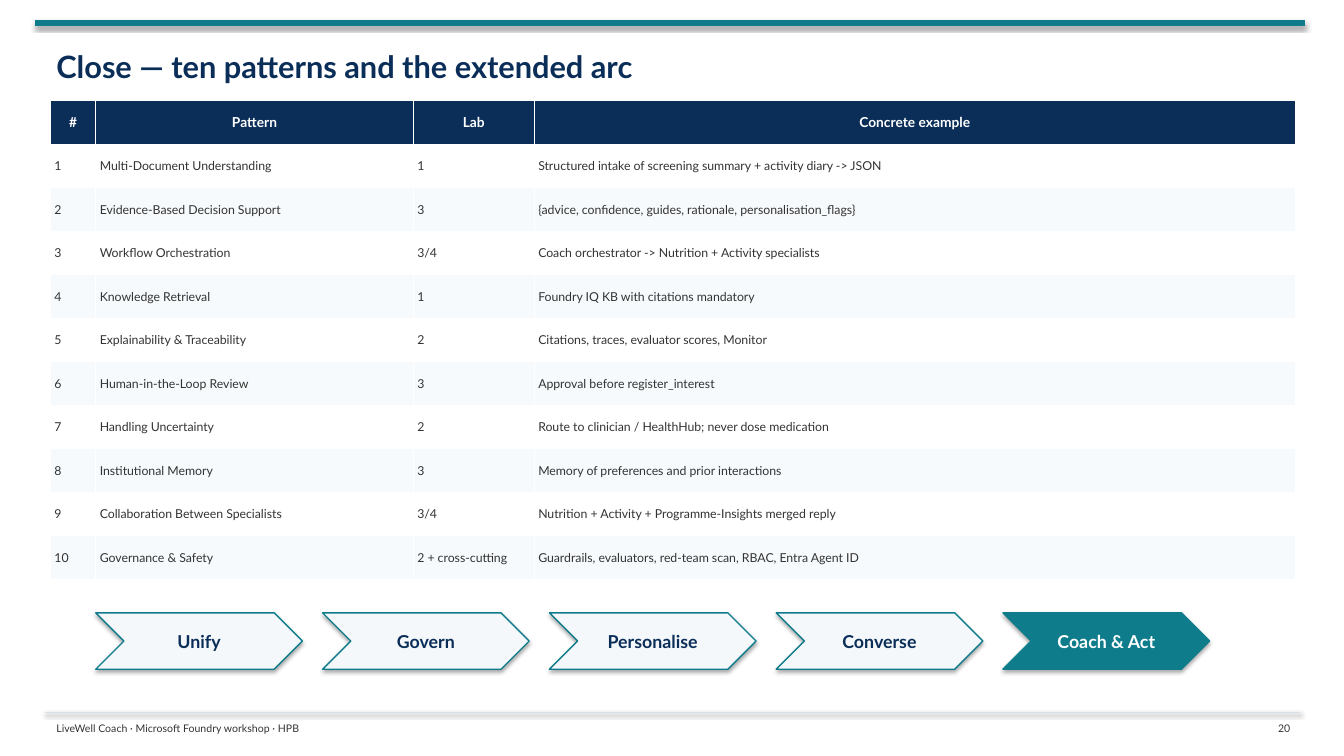
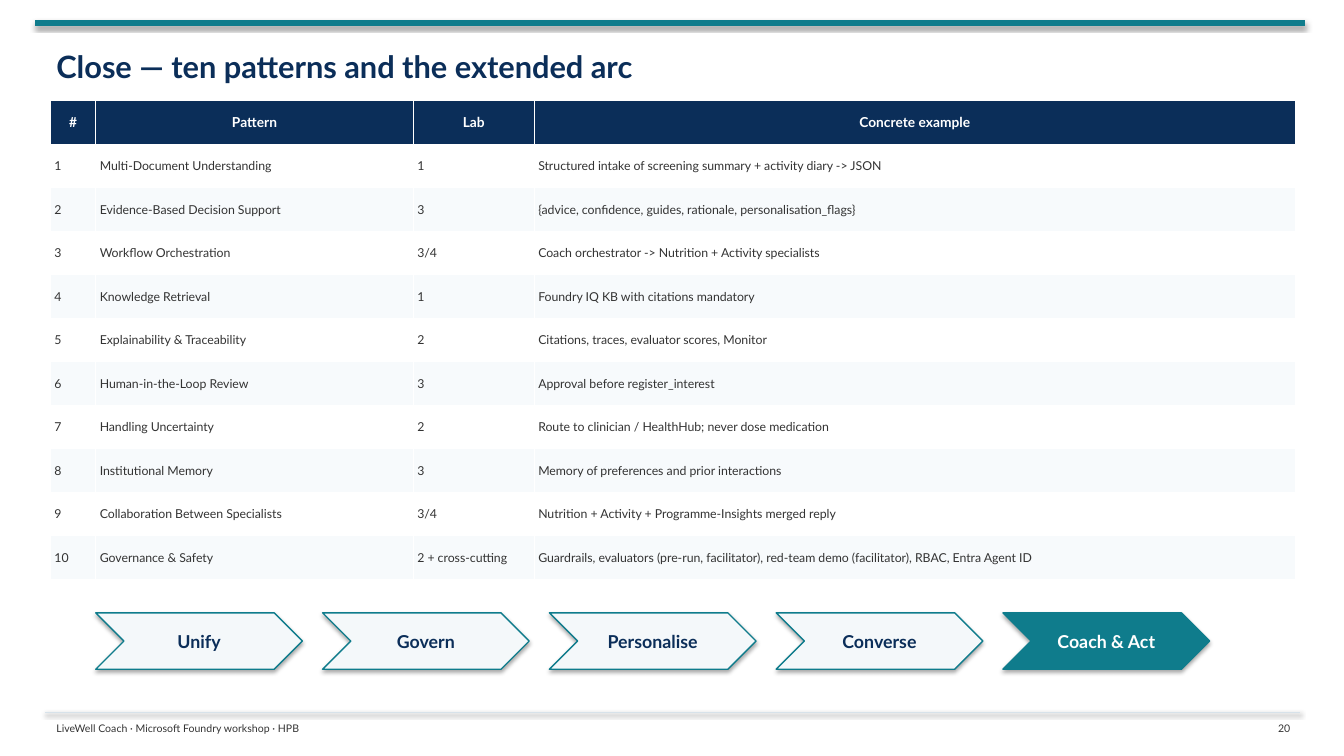
Before and after one commit to tonirex/hpb-foundry-workshop, a slide deck: slide 20 of deck/LiveWell-Foundry-Workshop-Day1.pptx. Drawn at 1344x756 pixels with LibreOffice and Linux fonts; fonts in the diff are those of the drawing. Boxes give left, top, right and bottom in pixels: in the first picture for what was removed or moved away, otherwise in the second. Text is boxed around its words. In the diff, an @@ line names an element or a change of style, - is before the commit and + after.

```diff
--- a/deck/LiveWell-Foundry-Workshop-Day1.pptx
+++ b/deck/LiveWell-Foundry-Workshop-Day1.pptx
@@ table at (50,101,1296,580) @@
-row 11, column 4: Guardrails, evaluators, red-team scan, RBAC, Entra Agent ID
+row 11, column 4: Guardrails, evaluators (pre-run, facilitator), red-team demo (facilitator), RBAC, Entra Agent ID
```
Also in this commit, not shown: 5 other slides changed, 22 other files.
